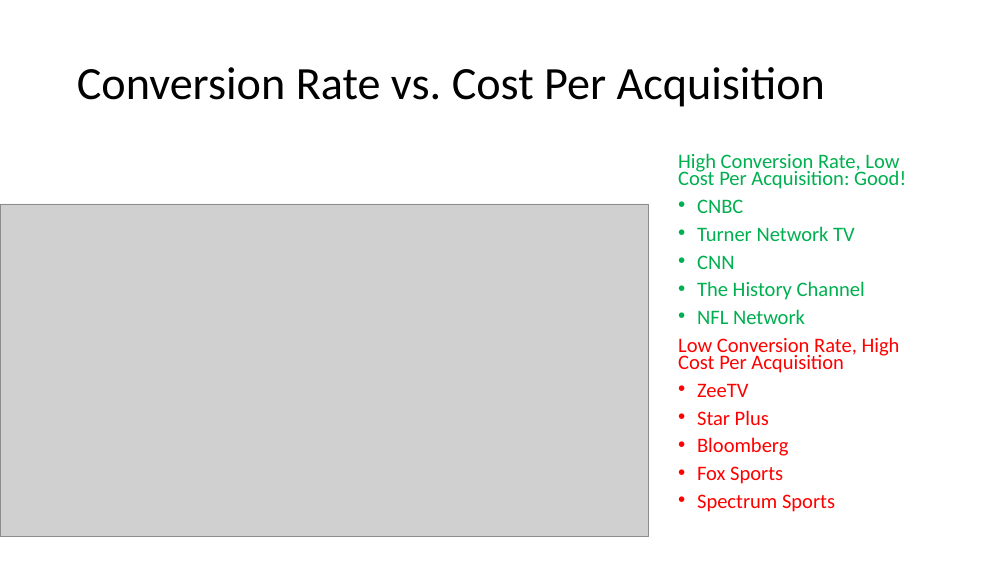
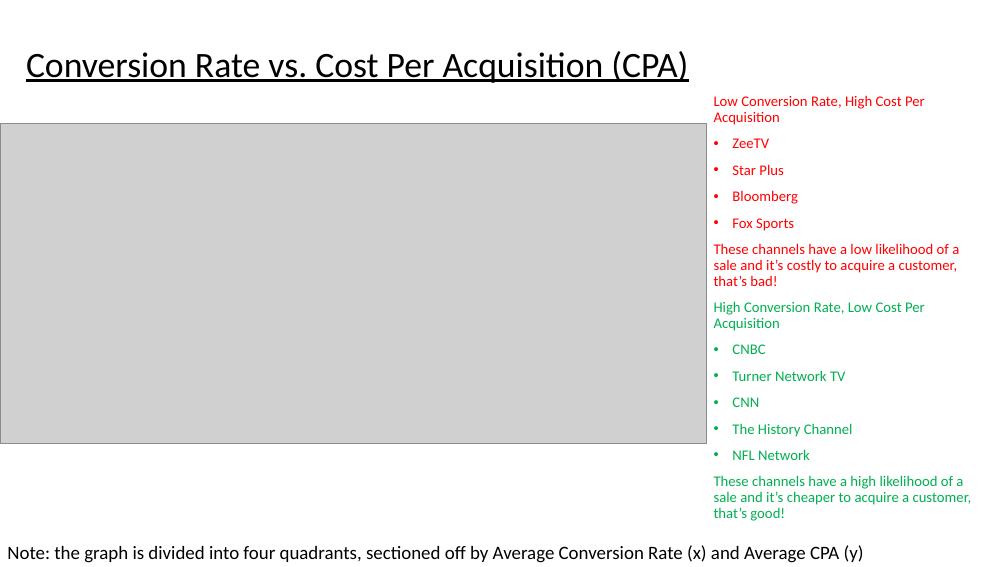
Before and after one commit to papir805/telepulse_ad_campaign_report, a slide deck: slide 13 of companyxyz_presentation.pptx (slide 11 before the commit). Drawn at 1008x567 pixels with LibreOffice and Linux fonts; fonts in the diff are those of the drawing; grey boxes stand for pictures. Boxes give left, top, right and bottom in pixels: in the first picture for what was removed or moved away, otherwise in the second. Text is boxed around its words. In the diff, an @@ line names an element or a change of style, - is before the commit and + after.

```diff
--- a/companyxyz_presentation.pptx
+++ b/companyxyz_presentation.pptx
@@ title at <box>26,51,688,83</box>: text changed; size 44 to 34 pt @@
-Conversion Rate vs. Cost Per Acquisition
+Conversion Rate vs. Cost Per Acquisition (CPA)
@@ text added at <box>714,95,972,521</box>, 14 pt, text #00B050 @@
+Low Conversion Rate, High Cost Per Acquisition
+• ZeeTV
+• Star Plus
+• Bloomberg
+• Fox Sports
+These channels have a low likelihood of a sale and it’s costly to acquire a customer, that’s bad!
+High Conversion Rate, Low Cost Per Acquisition
+• CNBC
+• Turner Network TV
+• CNN
+• The History Channel
+• NFL Network
+These channels have a high likelihood of a sale and it’s cheaper to acquire a customer, that’s good!
@@ picture: place and size @@
-picture at <box>0,204,649,537</box>
+picture at <box>0,124,706,443</box>
@@ text removed at <box>678,153,906,512</box> @@
-High Conversion Rate, Low Cost Per Acquisition: Good!
-• CNBC
-• Turner Network TV
-• CNN
-• The History Channel
-• NFL Network
-Low Conversion Rate, High Cost Per Acquisition
-• ZeeTV
-• Star Plus
-• Bloomberg
-• Fox Sports
-• Spectrum Sports
@@ text added at <box>7,545,864,563</box>, 18 pt, text #000000 @@
+Note: the graph is divided into four quadrants, sectioned off by Average Conversion Rate (x) and Average CPA (y)
```
Also in this commit, not shown: 9 other slides changed, 7 slides added, 4 slides removed, 9 other files.
